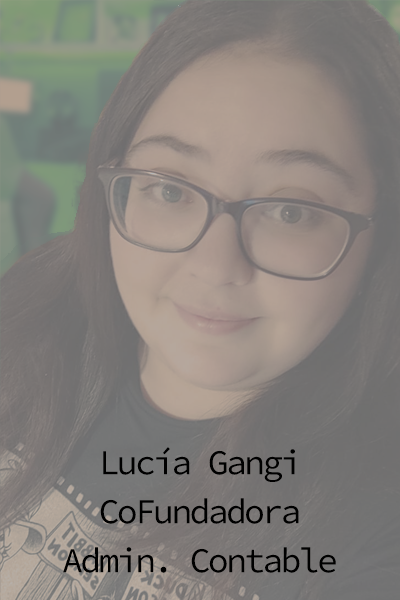
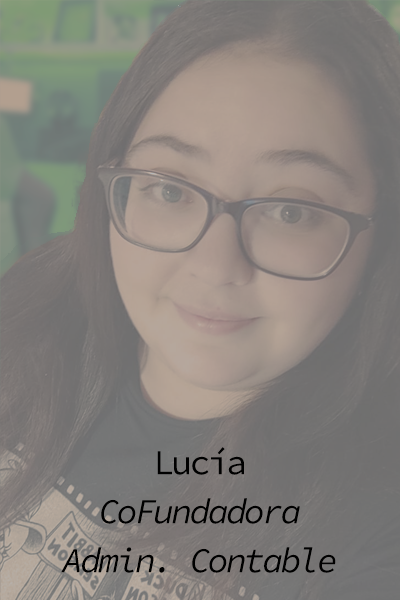
Before/after of a 400x600 layered artwork. What changed in the layer stack:
renamed "Lucía Gangi CoFundadora Admin. Contable" to "Lucía CoFundadora Admin. Contable", painted on it over left=61, top=447, right=336, bottom=573
